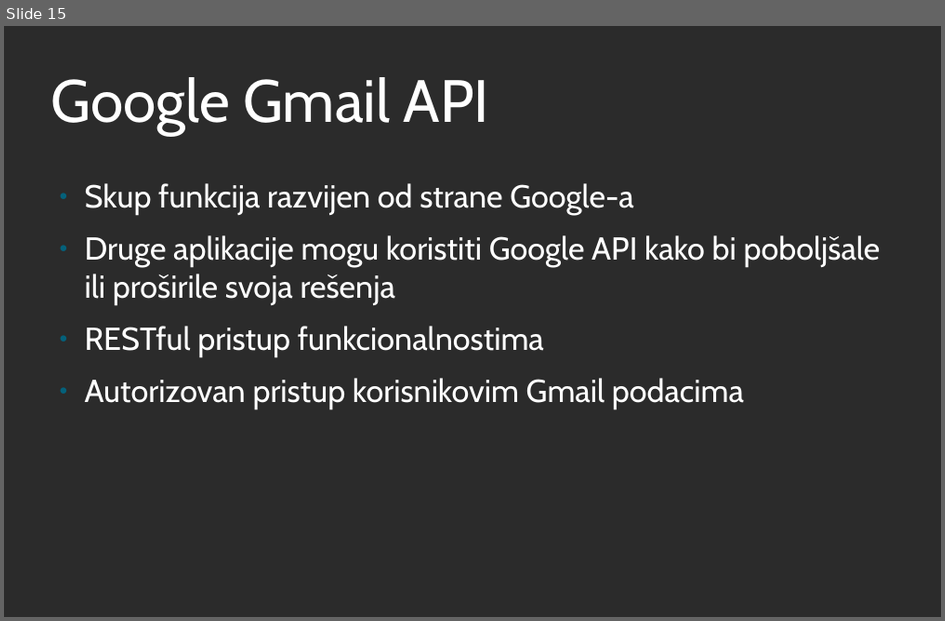
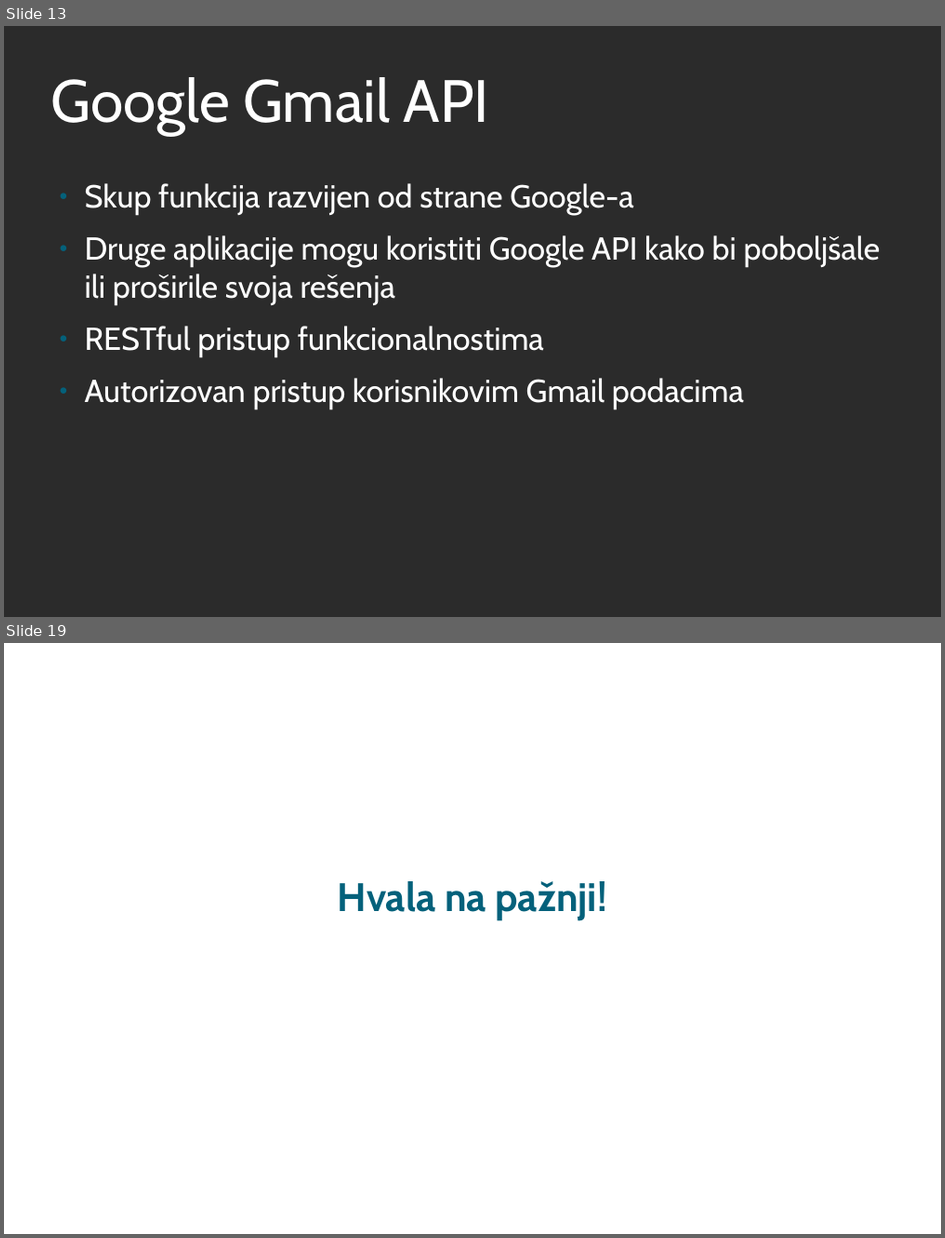
Before and after one commit to iv17/MScThesis, a slide deck: IvanaSavinPresentation.odp. Shown one above the other, each under a label of ours: slide 15 before the commit, slides 13 and 19 after it; the slides between them are not shown. The pictures are 945x621 and 945x1238 pixels, drawn with LibreOffice and Linux fonts; fonts in the diff are those of the drawing; background and template pictures are left out; a plain dark background stands for a picture behind light text. Boxes give left, top, right and bottom in pixels: in the first picture for what was removed or moved away, otherwise in the second. Text is boxed around its words. In the diff, an @@ line names an element or a change of style, - is before the commit and + after.

```diff
--- a/IvanaSavinPresentation.odp
+++ b/IvanaSavinPresentation.odp
@@ slide 19 added at <box>4,643,941,1234</box>, background picture (left out) @@
@@ subtitle added at <box>338,881,608,920</box>, 40 pt, text #04617B, bold @@
+Hvala na pažnji!
@@ what was slide 15 is now slide 13 @@
```
Also in this commit, not shown: 14 slides changed, 2 other slides added, 3 slides removed, 3 other files.
